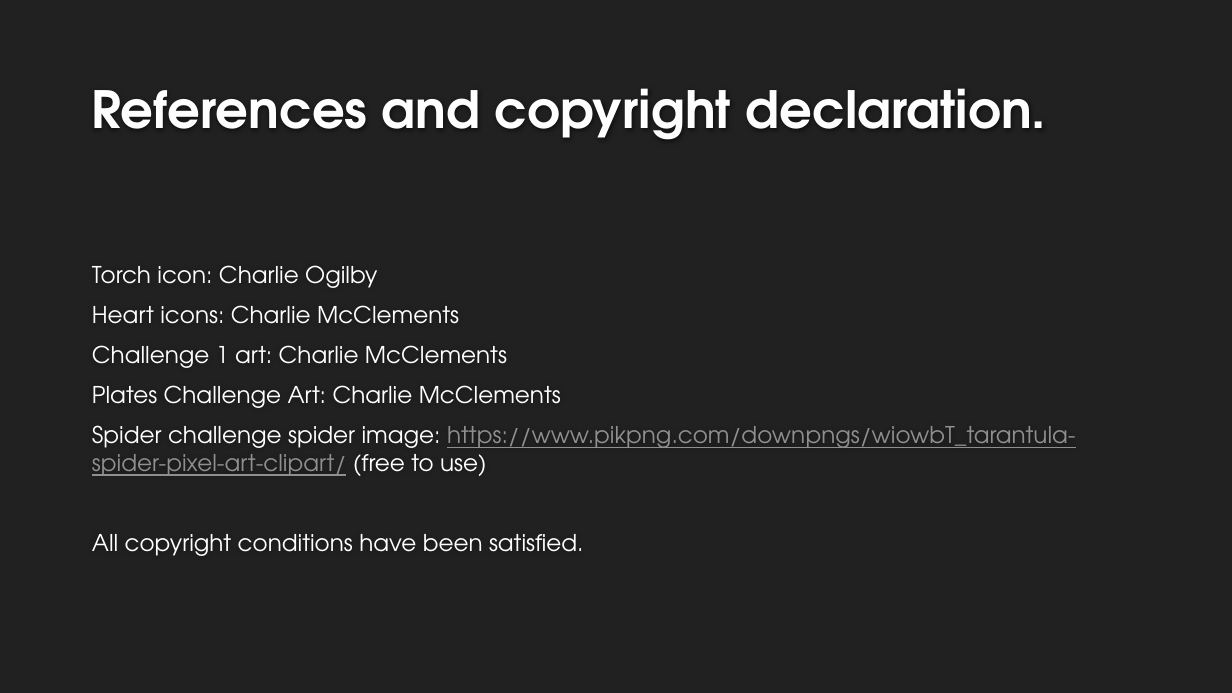
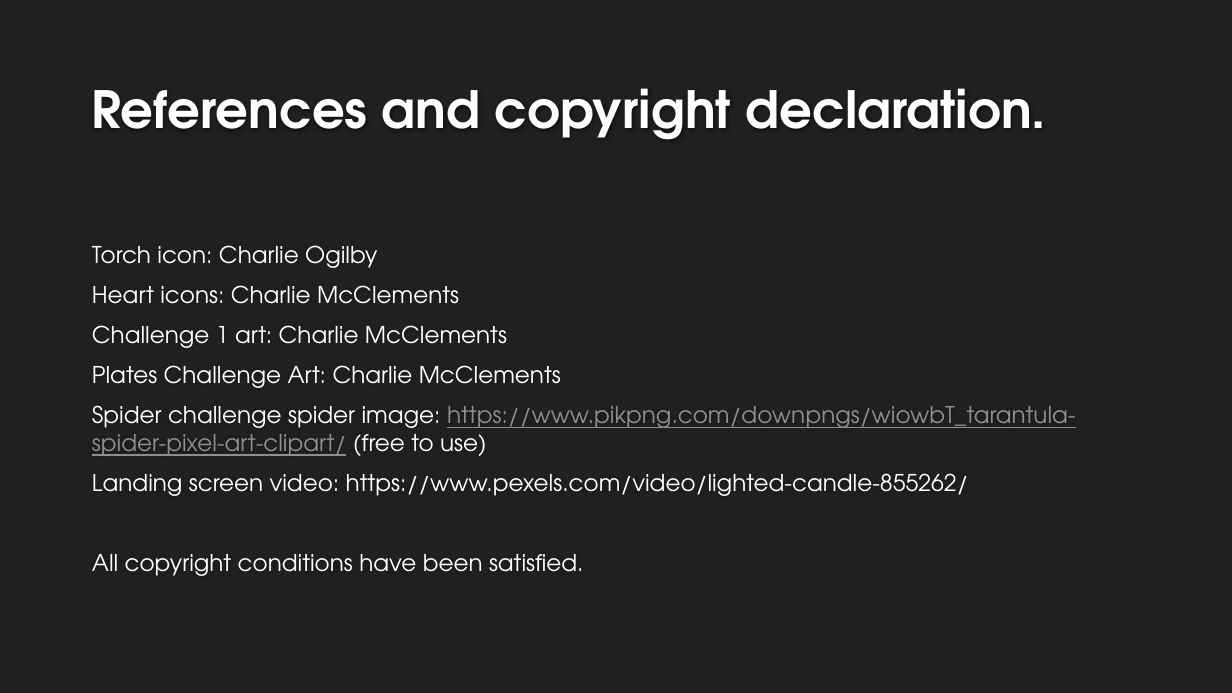
Before and after one commit to Charlie-McClements/csc1030-group-project, a slide deck: slide 11 of Presentation.pptx. Drawn at 1232x693 pixels with LibreOffice and Linux fonts; fonts in the diff are those of the drawing; background and template pictures are left out. Boxes give left, top, right and bottom in pixels: in the first picture for what was removed or moved away, otherwise in the second. Text is boxed around its words. In the diff, an @@ line names an element or a change of style, - is before the commit and + after.

Commit message:
added missing video link

```diff
--- a/Presentation.pptx
+++ b/Presentation.pptx
@@ text at (x1=92, y1=473, x2=969, y2=496): paragraph added @@
+Landing screen video: https://www.pexels.com/video/lighted-candle-855262/
```
